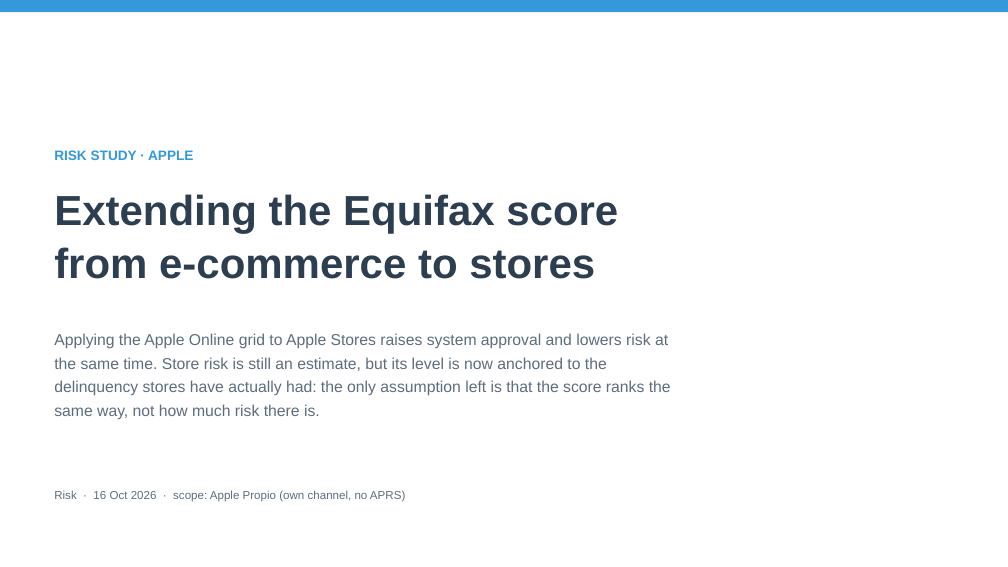
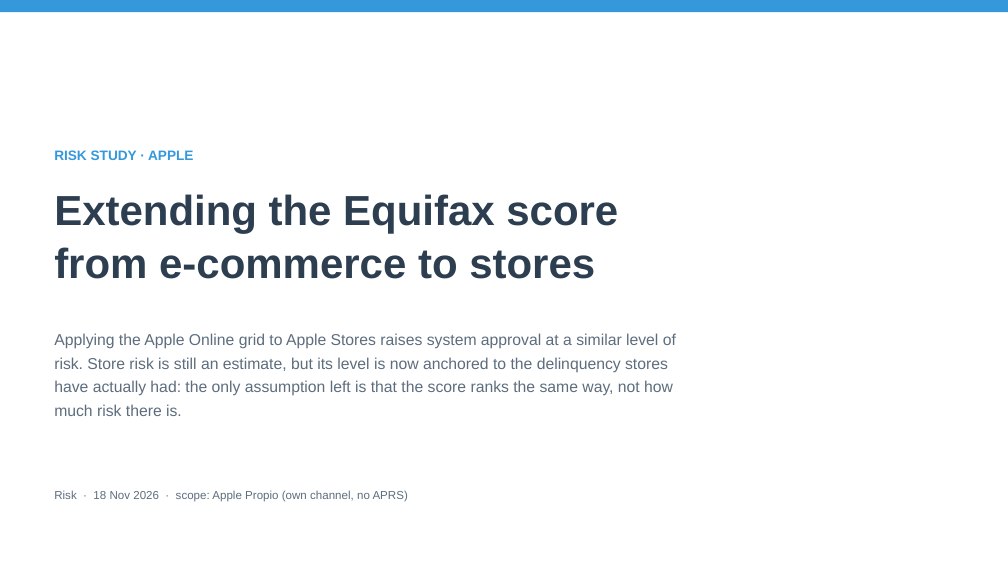
Before and after one commit to iocariz/scoring_tools, a slide deck: slide 1 of output/apple_deck/Apple_EFX_Study.pptx. Drawn at 1008x567 pixels with LibreOffice and Linux fonts; fonts in the diff are those of the drawing. Boxes give left, top, right and bottom in pixels: in the first picture for what was removed or moved away, otherwise in the second. Text is boxed around its words. In the diff, an @@ line names an element or a change of style, - is before the commit and + after.

```diff
--- a/output/apple_deck/Apple_EFX_Study.pptx
+++ b/output/apple_deck/Apple_EFX_Study.pptx
@@ text at box(54, 333, 676, 416): text changed @@
-Applying the Apple Online grid to Apple Stores raises system approval and lowers risk at the same time. Store risk is still an estimate, but its level is now anchored to the delinquency stores have actually had: the only assumption left is that the score ranks the same way, not how much risk there is.
+Applying the Apple Online grid to Apple Stores raises system approval at a similar level of risk. Store risk is still an estimate, but its level is now anchored to the delinquency stores have actually had: the only assumption left is that the score ranks the same way, not how much risk there is.
@@ text at box(54, 490, 408, 502): text changed @@
-Risk · 16 Oct 2026 · scope: Apple Propio (own channel, no APRS)
+Risk · 18 Nov 2026 · scope: Apple Propio (own channel, no APRS)
```
Also in this commit, not shown: 13 other slides changed, 14 other files.
